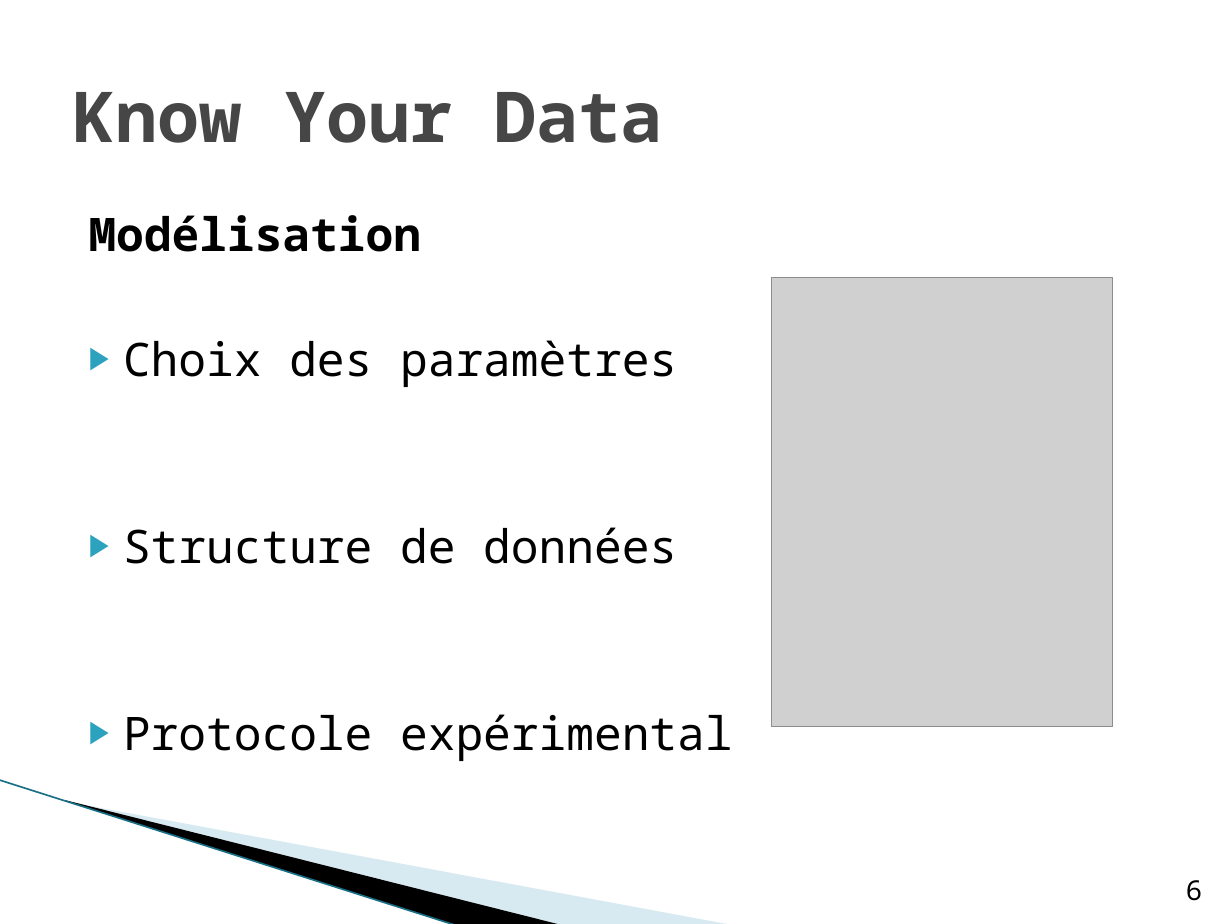
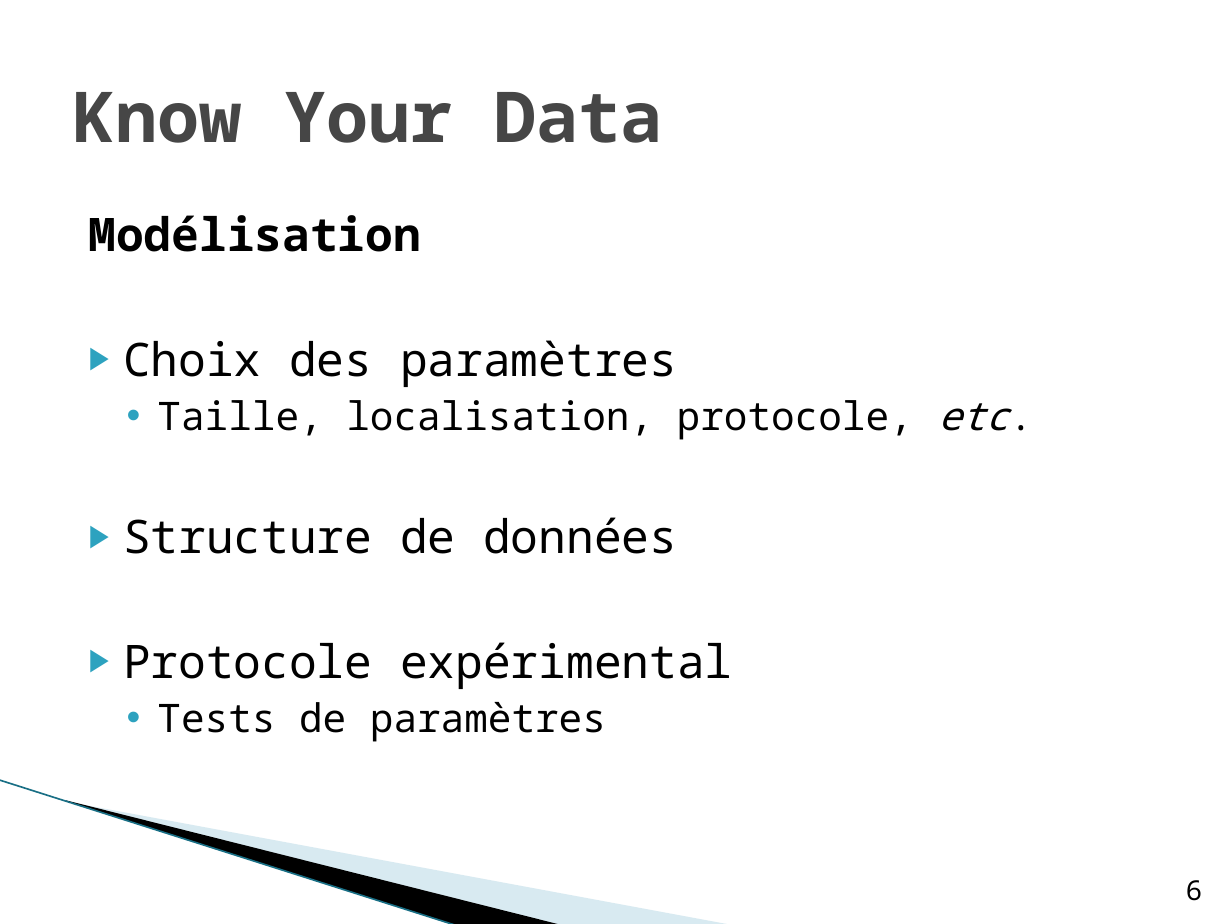
Before and after one commit to hyptos/kyd, a slide deck: slide 6 of docs/TER.pptx. Drawn at 1232x924 pixels with LibreOffice and Linux fonts; fonts in the diff are those of the drawing; grey boxes stand for pictures; background and template pictures are left out. Boxes give left, top, right and bottom in pixels: in the first picture for what was removed or moved away, otherwise in the second. Text is boxed around its words. In the diff, an @@ line names an element or a change of style, - is before the commit and + after.

```diff
--- a/docs/TER.pptx
+++ b/docs/TER.pptx
@@ picture removed at (x1=771, y1=277, x2=1112, y2=727) @@
@@ text at (x1=157, y1=400, x2=1009, y2=440): paragraph added @@
+  • Taille, localisation, protocole, etc.
@@ text at (x1=157, y1=702, x2=606, y2=742): paragraph added @@
+  • Tests de paramètres
```
Also in this commit, not shown: 11 other slides changed, 1 slide added, 3 slides removed.
